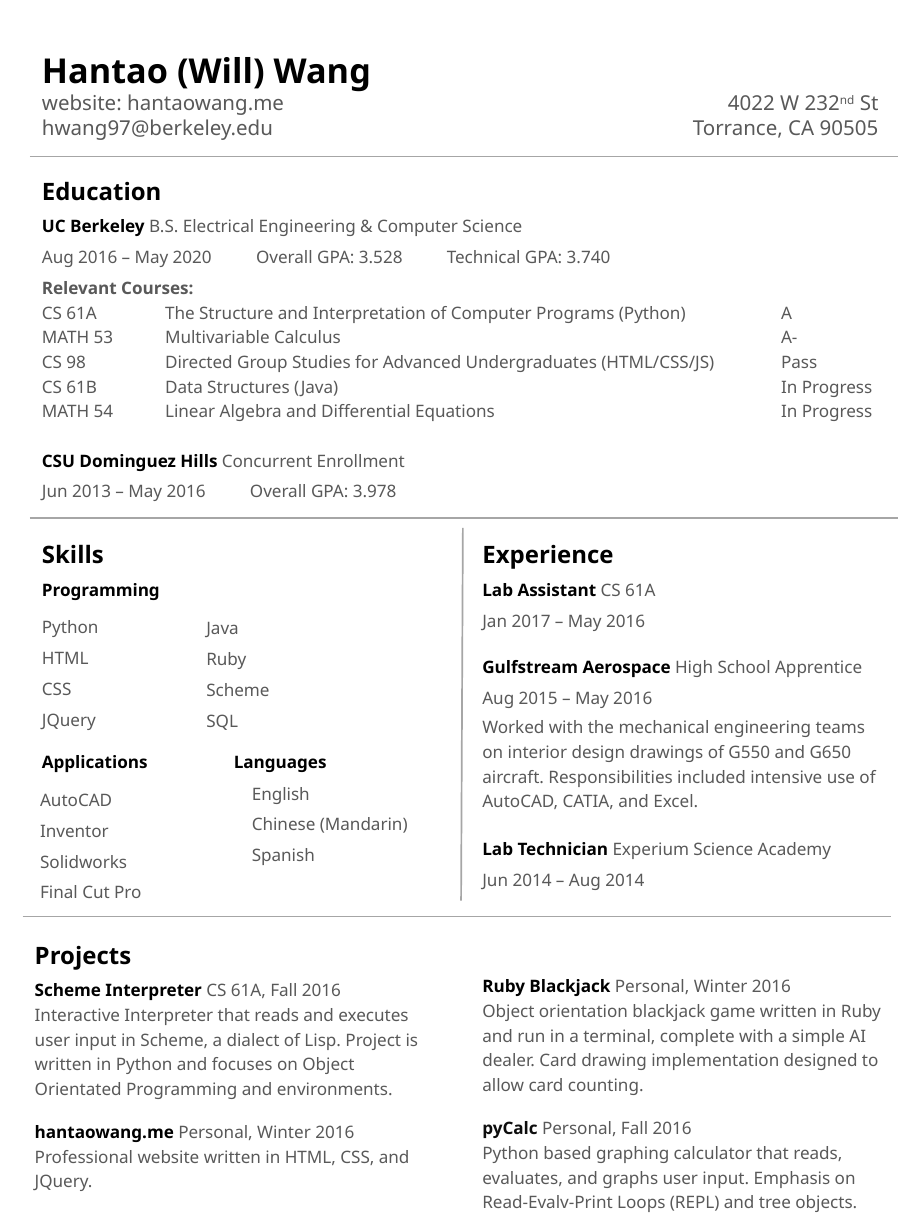
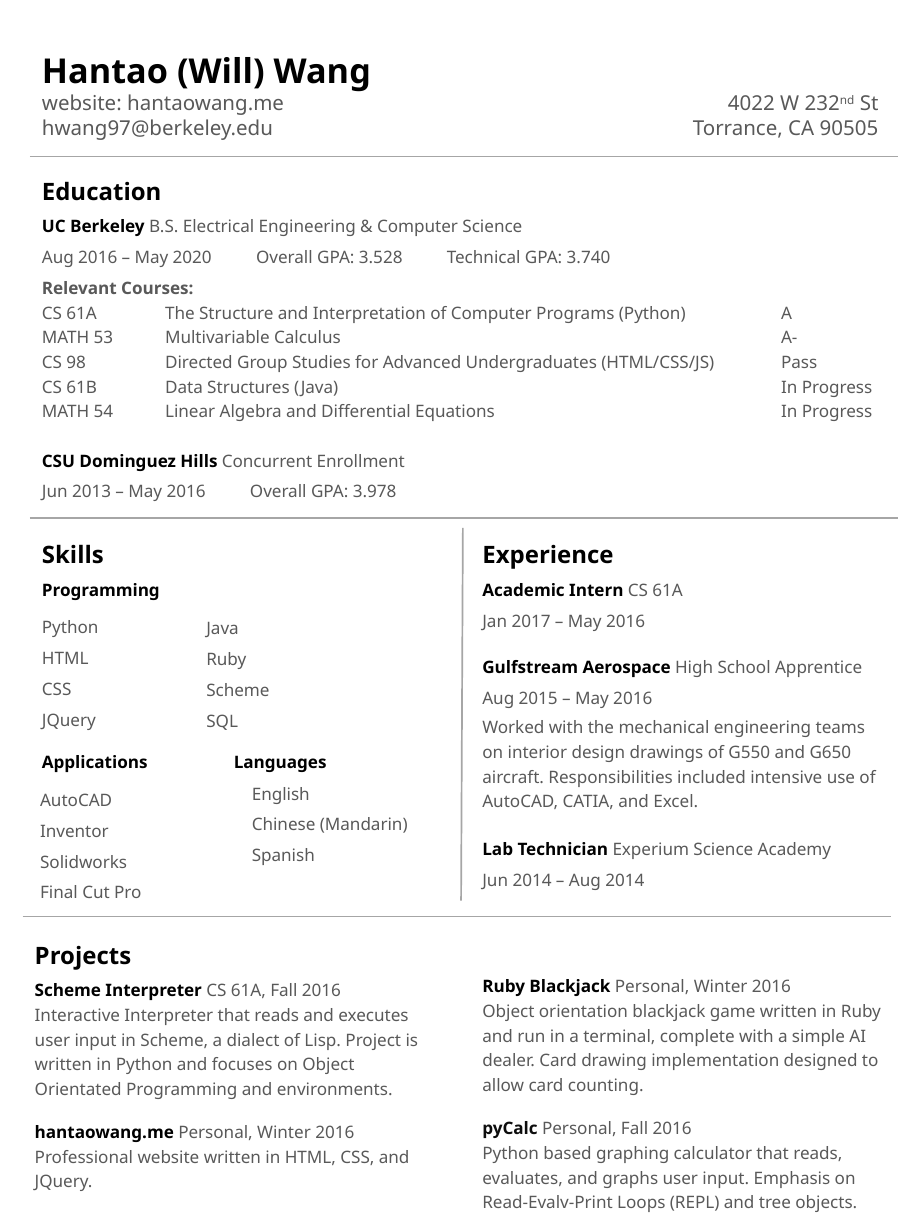
Before and after one commit to hantaowang/metman, a slide deck: slide 1 of assets/files/resume.pptx. Drawn at 924x1232 pixels with LibreOffice and Linux fonts; fonts in the diff are those of the drawing. Boxes give left, top, right and bottom in pixels: in the first picture for what was removed or moved away, otherwise in the second. Text is boxed around its words. In the diff, an @@ line names an element or a change of style, - is before the commit and + after.

```diff
--- a/assets/files/resume.pptx
+++ b/assets/files/resume.pptx
@@ text at bbox=[482, 583, 682, 596]: text changed @@
-Lab Assistant CS 61A
+Academic Intern CS 61A
```
Also in this commit, not shown: 2 other files.
